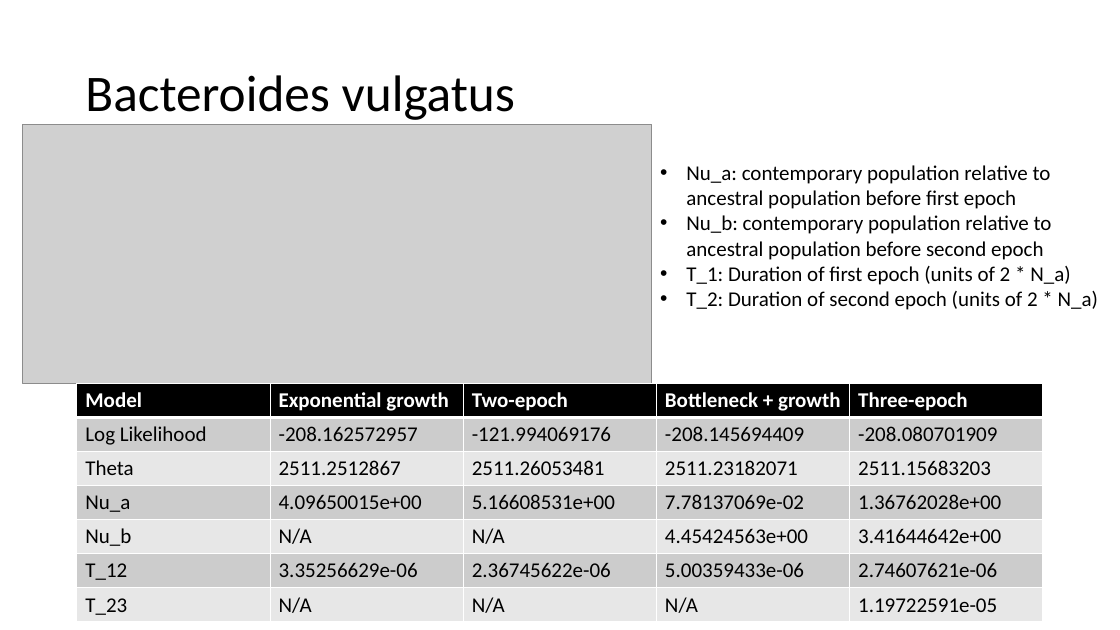
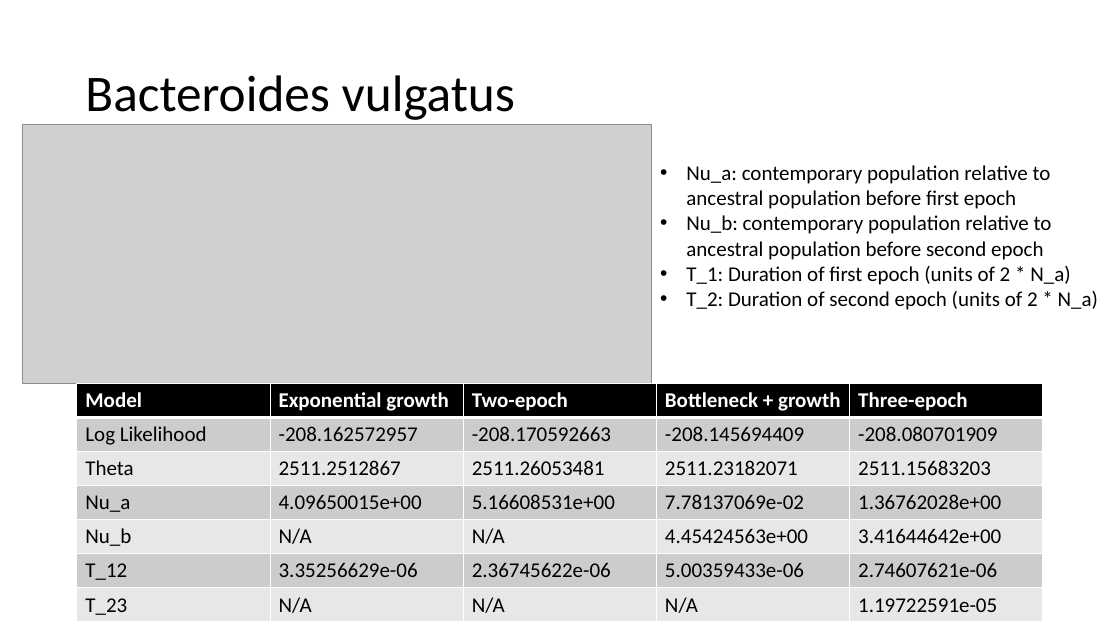
Before and after one commit to jon-mah/demo_for_ccgb, a slide deck: slide 7 of Summary/20210224_demo_for_ccgb_rotation_update.pptx. Drawn at 1120x630 pixels with LibreOffice and Linux fonts; fonts in the diff are those of the drawing; grey boxes stand for pictures. Boxes give left, top, right and bottom in pixels: in the first picture for what was removed or moved away, otherwise in the second. Text is boxed around its words. In the diff, an @@ line names an element or a change of style, - is before the commit and + after.

```diff
--- a/Summary/20210224_demo_for_ccgb_rotation_update.pptx
+++ b/Summary/20210224_demo_for_ccgb_rotation_update.pptx
@@ table at <box>77,383,1044,622</box> @@
-row 2, column 3: -121.994069176
+row 2, column 3: -208.170592663
```
Also in this commit, not shown: 10 slides added, 17 other files.
